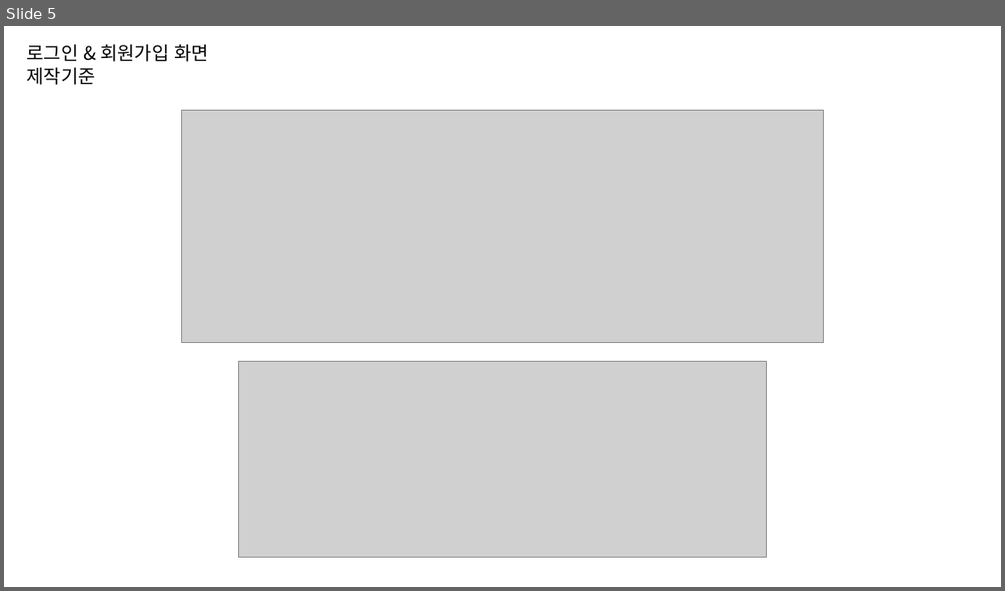
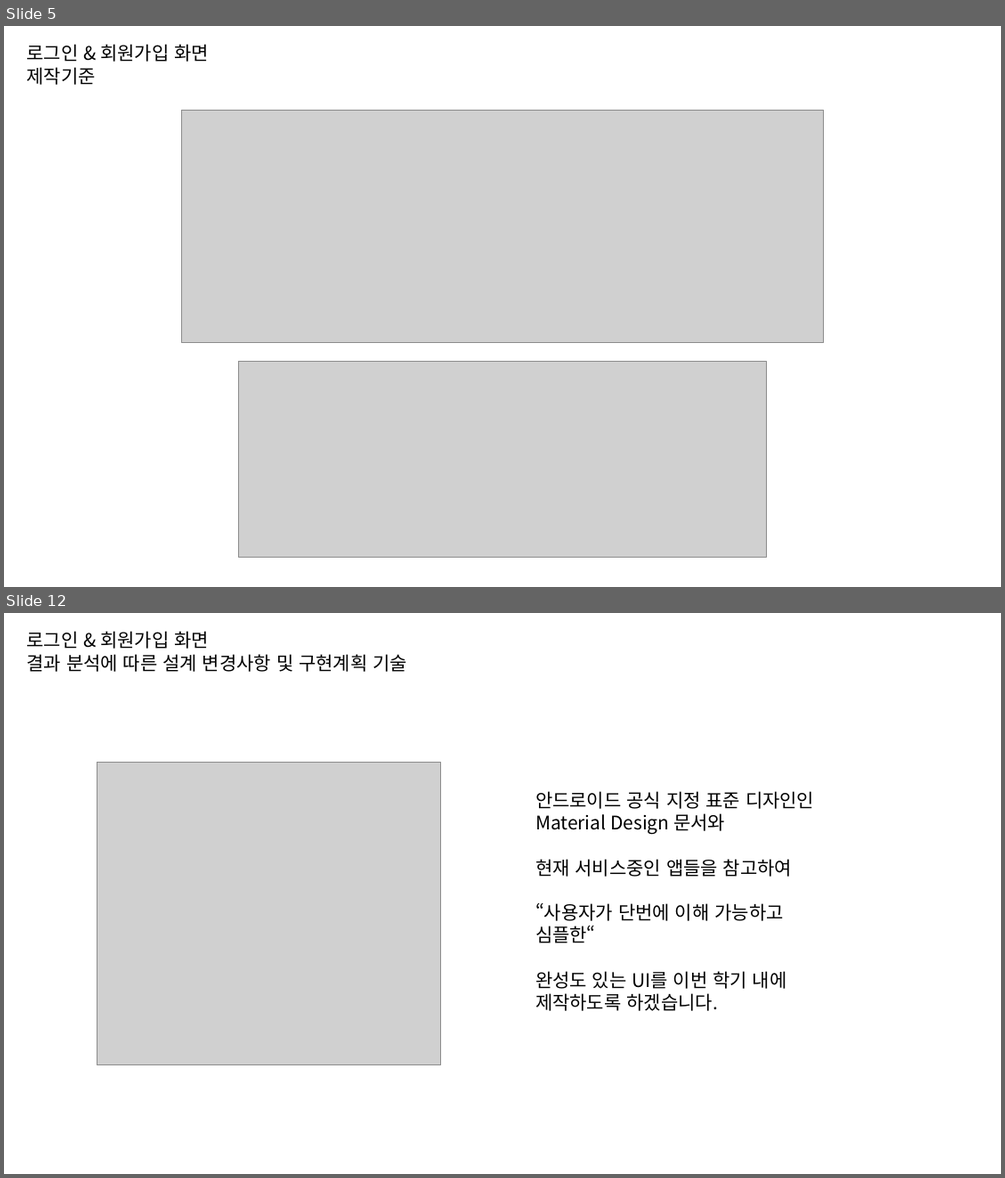
Before and after one commit to byungmeo/CockFit, a slide deck: Documents/4.제작보고서/제작보고서 자료.pptx. Shown one above the other, each under a label of ours: slide 5 before the commit, slides 5 and 12 after it; the slides between them are not shown. The pictures are 1005x591 and 1005x1178 pixels, drawn with LibreOffice and Linux fonts; fonts in the diff are those of the drawing; grey boxes stand for pictures. Boxes give left, top, right and bottom in pixels: in the first picture for what was removed or moved away, otherwise in the second. Text is boxed around its words. In the diff, an @@ line names an element or a change of style, - is before the commit and + after.

Commit message:
제작보고서자료업데이트 / 레시피해시태그표시 / 나만의레시피 표시

```diff
--- a/Documents/4.제작보고서/제작보고서 자료.pptx
+++ b/Documents/4.제작보고서/제작보고서 자료.pptx
@@ slide 12 added at <box>4,613,1001,1174</box>, background #FFFFFF @@
@@ text added at <box>26,631,407,672</box>, 18 pt, text #000000 @@
+로그인 & 회원가입 화면
+결과 분석에 따른 설계 변경사항 및 구현계획 기술
@@ picture added at <box>97,763,440,1064</box> @@
@@ text added at <box>535,791,814,1011</box>, 18 pt, text #000000 @@
+안드로이드 공식 지정 표준 디자인인
+Material Design 문서와
+현재 서비스중인 앱들을 참고하여
+“사용자가 단번에 이해 가능하고
+심플한“
+완성도 있는 UI를 이번 학기 내에
+제작하도록 하겠습니다.
```
Also in this commit, not shown: 8 slides changed, 9 other slides added, 1 slide removed, 7 other files.
